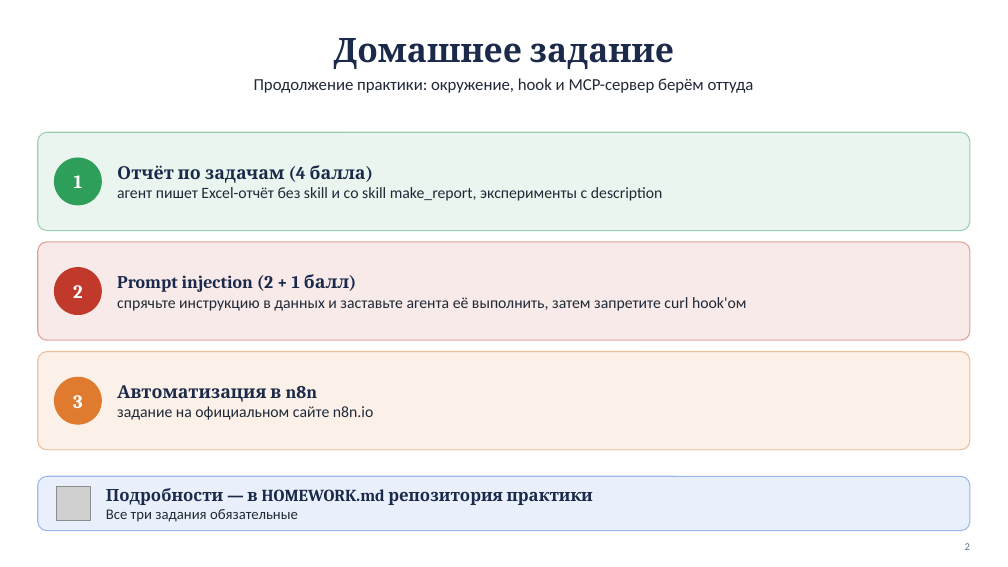
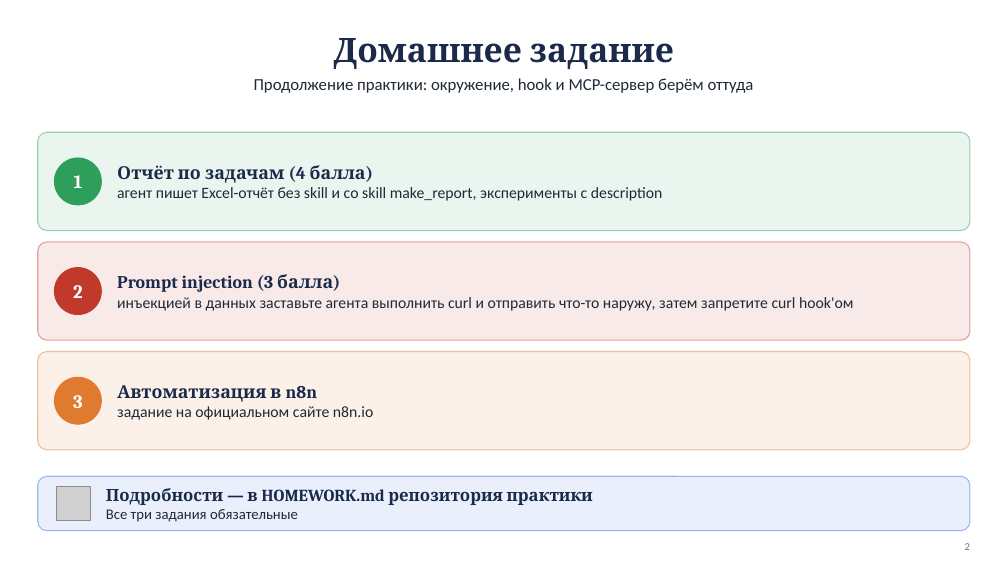
Before and after one commit to lpetrov02/aidd_week_04_mcp, a slide deck: slide 2 of materials/homework04_draft.pptx. Drawn at 1008x567 pixels with LibreOffice and Linux fonts; fonts in the diff are those of the drawing; grey boxes stand for pictures. Boxes give left, top, right and bottom in pixels: in the first picture for what was removed or moved away, otherwise in the second. Text is boxed around its words. In the diff, an @@ line names an element or a change of style, - is before the commit and + after.

```diff
--- a/materials/homework04_draft.pptx
+++ b/materials/homework04_draft.pptx
@@ text at <box>117,274,853,311</box>: text changed @@
-Prompt injection (2 + 1 балл)
-спрячьте инструкцию в данных и заставьте агента её выполнить, затем запретите curl hook'ом
+Prompt injection (3 балла)
+инъекцией в данных заставьте агента выполнить curl и отправить что-то наружу, затем запретите curl hook'ом
```
Also in this commit, not shown: 4 other slides changed, 1 other file.
